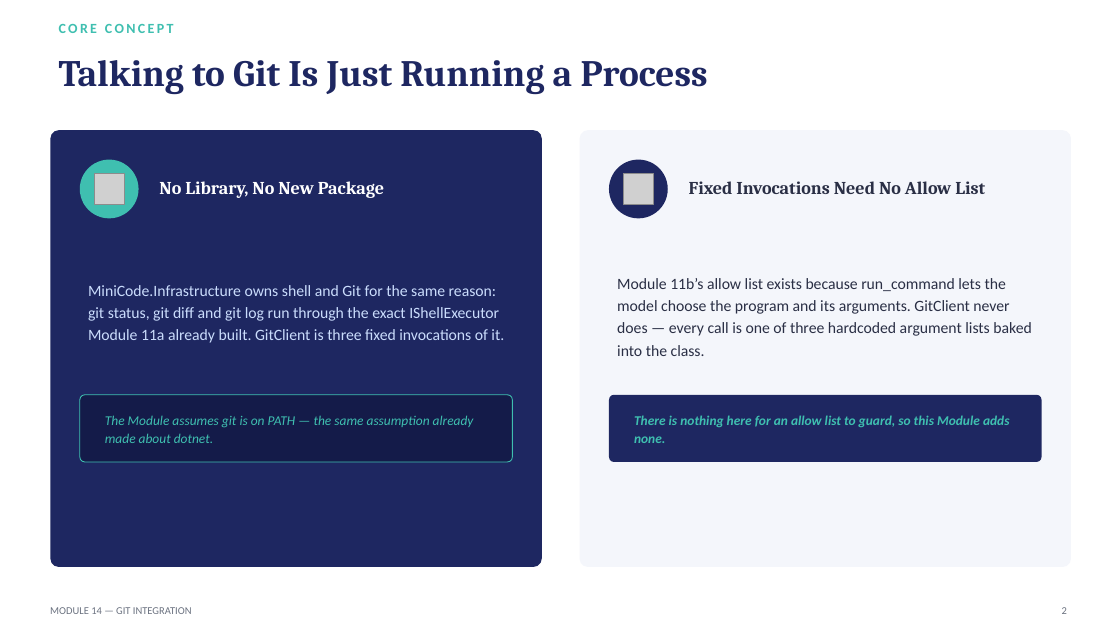
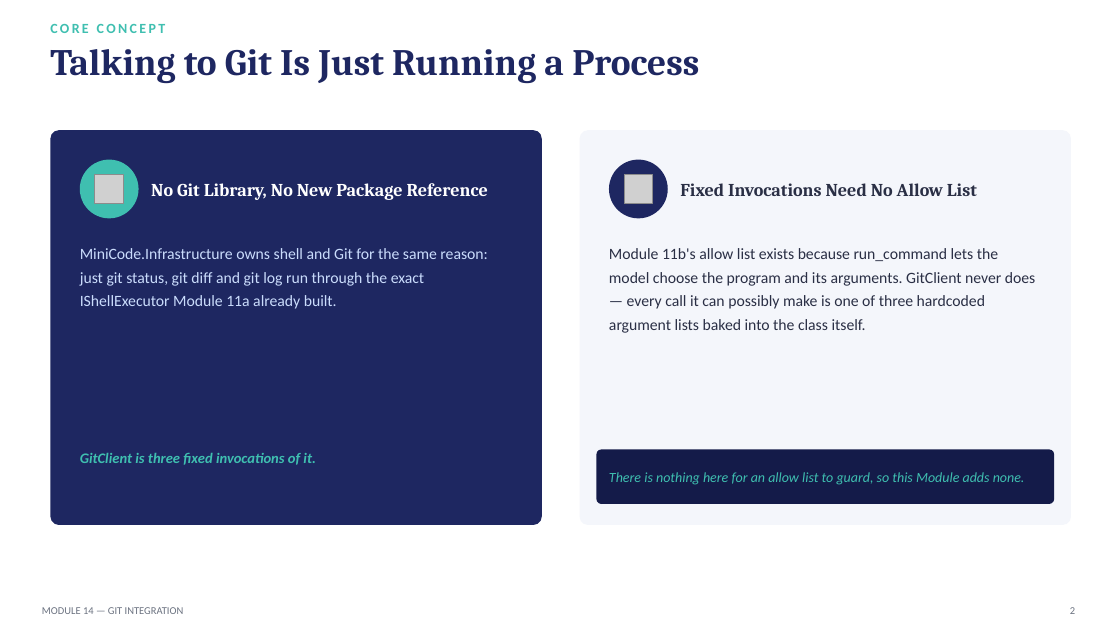
Before and after one commit to SeattleDiver/MAF-MiniCode, a slide deck: slide 2 of Projects/Module14-GitIntegration/Module14 - Git Integration.pptx. Drawn at 1120x630 pixels with LibreOffice and Linux fonts; fonts in the diff are those of the drawing; grey boxes stand for pictures. Boxes give left, top, right and bottom in pixels: in the first picture for what was removed or moved away, otherwise in the second. Text is boxed around its words. In the diff, an @@ line names an element or a change of style, - is before the commit and + after.

```diff
--- a/Projects/Module14-GitIntegration/Module14 - Git Integration.pptx
+++ b/Projects/Module14-GitIntegration/Module14 - Git Integration.pptx
@@ text "CORE CONCEPT": place and size @@
-text "CORE CONCEPT" at (59, 24, 174, 33)
+text "CORE CONCEPT" at (50, 24, 166, 33)
@@ rounded rectangle: place and size @@
-rounded rectangle at (50, 130, 542, 567)
+rounded rectangle at (50, 130, 542, 525)
@@ rounded rectangle at (50, 130, 542, 525): proportions changed @@
@@ rounded rectangle at (580, 130, 1071, 525): proportions changed @@
@@ rounded rectangle: place and size @@
-rounded rectangle at (580, 130, 1071, 567)
+rounded rectangle at (580, 130, 1071, 525)
@@ text "Fixed Invocations Need No Allow ...": place and size @@
-text "Fixed Invocations Need No Allow ..." at (689, 181, 985, 194)
+text "Fixed Invocations Need No Allow ..." at (680, 183, 977, 196)
@@ text at (151, 183, 488, 200): text changed @@
-No Library, No New Package
+No Git Library, No New Package Reference
@@ vertical alignment middle to top in 3 elements at (50, 49, 699, 83), (609, 248, 1035, 333), (80, 248, 487, 309) @@
@@ text at (80, 248, 487, 309): text changed @@
-MiniCode.Infrastructure owns shell and Git for the same reason: git status, git diff and git log run through the exact IShellExecutor Module 11a already built. GitClient is three fixed invocations of it.
+MiniCode.Infrastructure owns shell and Git for the same reason: just git status, git diff and git log run through the exact IShellExecutor Module 11a already built.
@@ text at (609, 248, 1035, 333): text changed @@
-Module 11b’s allow list exists because run_command lets the model choose the program and its arguments. GitClient never does — every call is one of three hardcoded argument lists baked into the class.
+Module 11b's allow list exists because run_command lets the model choose the program and its arguments. GitClient never does — every call it can possibly make is one of three hardcoded argument lists baked into the class itself.
@@ rounded rectangle removed at (80, 395, 513, 462) @@
@@ text removed at (105, 415, 474, 443) @@
-The Module assumes git is on PATH — the same assumption already made about dotnet.
@@ text added at (80, 453, 316, 465), 12.5 pt, text #3FBFB0, bold, italic @@
+GitClient is three fixed invocations of it.
@@ rounded rectangle: place and size @@
-rounded rectangle at (609, 395, 1042, 462)
+rounded rectangle at (597, 450, 1054, 504)
@@ rounded rectangle at (597, 450, 1054, 504): fill #1E2761 to #141B49; proportions changed @@
@@ text "There is nothing here for ...": place and size @@
-text "There is nothing here for ..." at (634, 415, 1010, 443)
+text "There is nothing here for ..." at (609, 472, 1025, 485)
@@ text "There is nothing here for ..." at (609, 472, 1025, 485): size 11.5 to 12 pt, bold off; line spacing 15pt to 1 @@
@@ text "MODULE 14 — GIT INTEGRATION": place and size @@
-text "MODULE 14 — GIT INTEGRATION" at (50, 607, 192, 614)
+text "MODULE 14 — GIT INTEGRATION" at (42, 607, 184, 614)
@@ text "2": place and size @@
-text "2" at (1062, 607, 1067, 614)
+text "2" at (1070, 607, 1075, 614)
```
Also in this commit, not shown: 3 other slides changed, 2 slides added, 3 slides removed, 26 other files.
